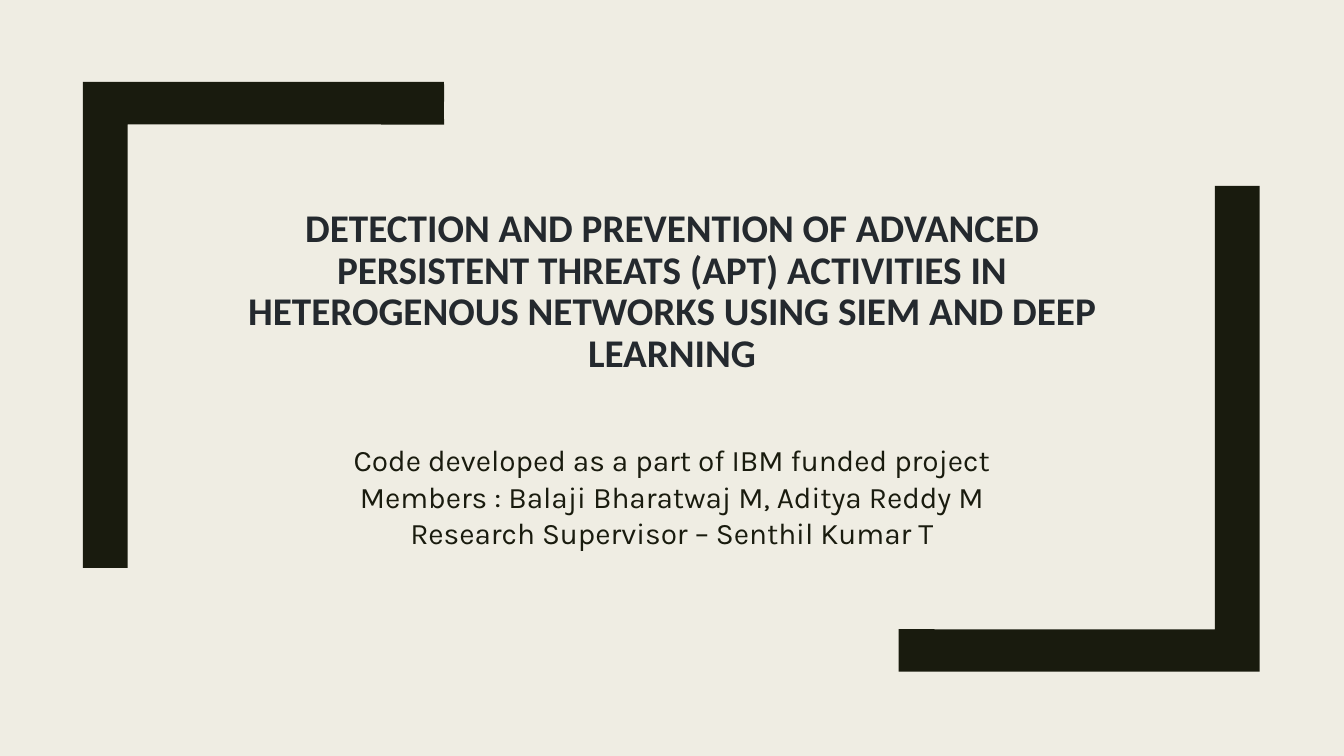
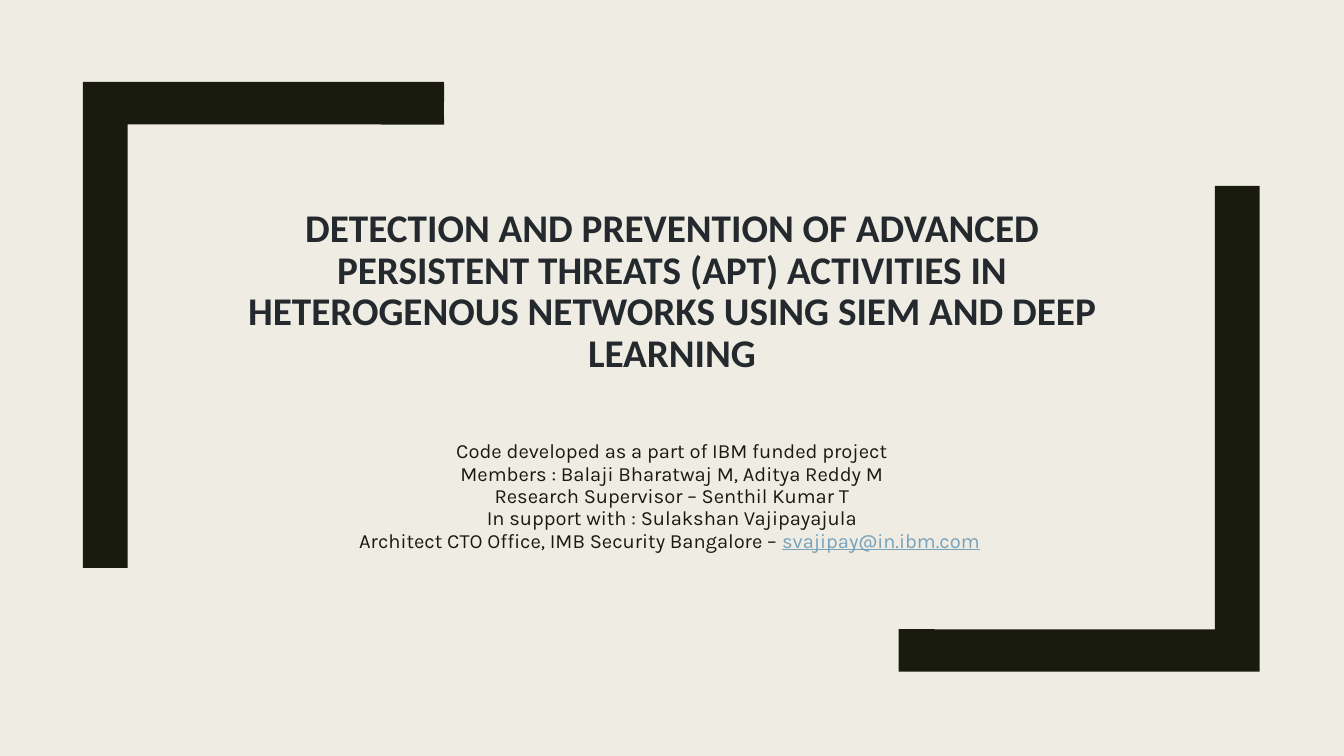
Before and after one commit to mbalaji777/ibmproject, a slide deck: slide 1 of ibmProjectPresentation.pptx. Drawn at 1344x756 pixels with LibreOffice and Linux fonts; fonts in the diff are those of the drawing. Boxes give left, top, right and bottom in pixels: in the first picture for what was removed or moved away, otherwise in the second. Text is boxed around its words. In the diff, an @@ line names an element or a change of style, - is before the commit and + after.

Commit message:
Presentation added with updates

```diff
--- a/ibmProjectPresentation.pptx
+++ b/ibmProjectPresentation.pptx
@@ subtitle at box(456, 444, 887, 508): size 21.3 to 14.4 pt in "Code developed as a part of IBM ...", "Members : Balaji Bharatwaj M, Aditya Reddy ...", "Research Supervisor – Senthil Kumar T"; line spacing 1.02 to 0.92 @@
@@ subtitle at box(359, 507, 980, 553): paragraphs added @@
+In support with : Sulakshan Vajipayajula
+Architect CTO Office, IMB Security Bangalore – svajipay@in.ibm.com
```
Also in this commit, not shown: 1 other file.
